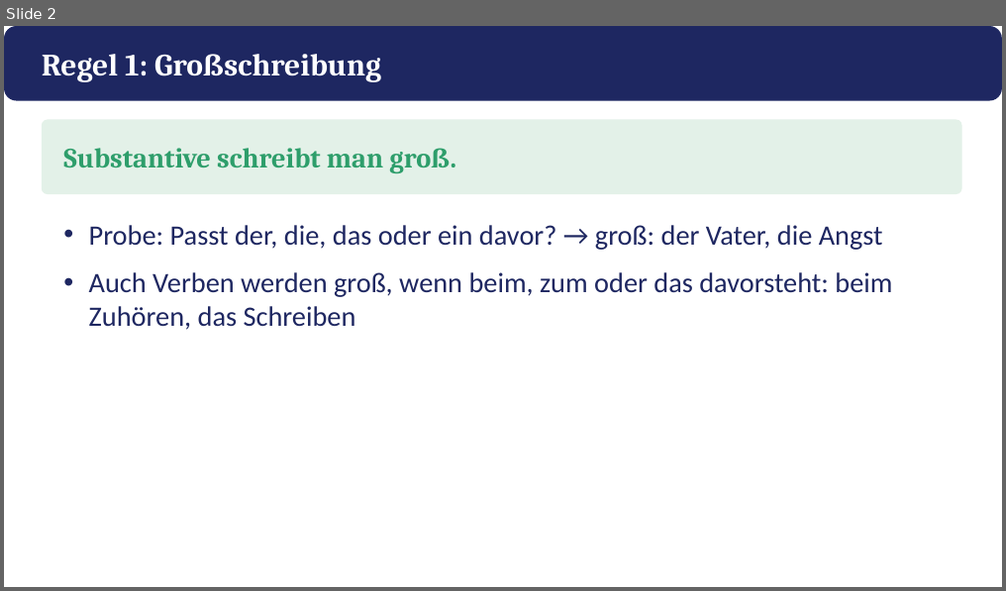
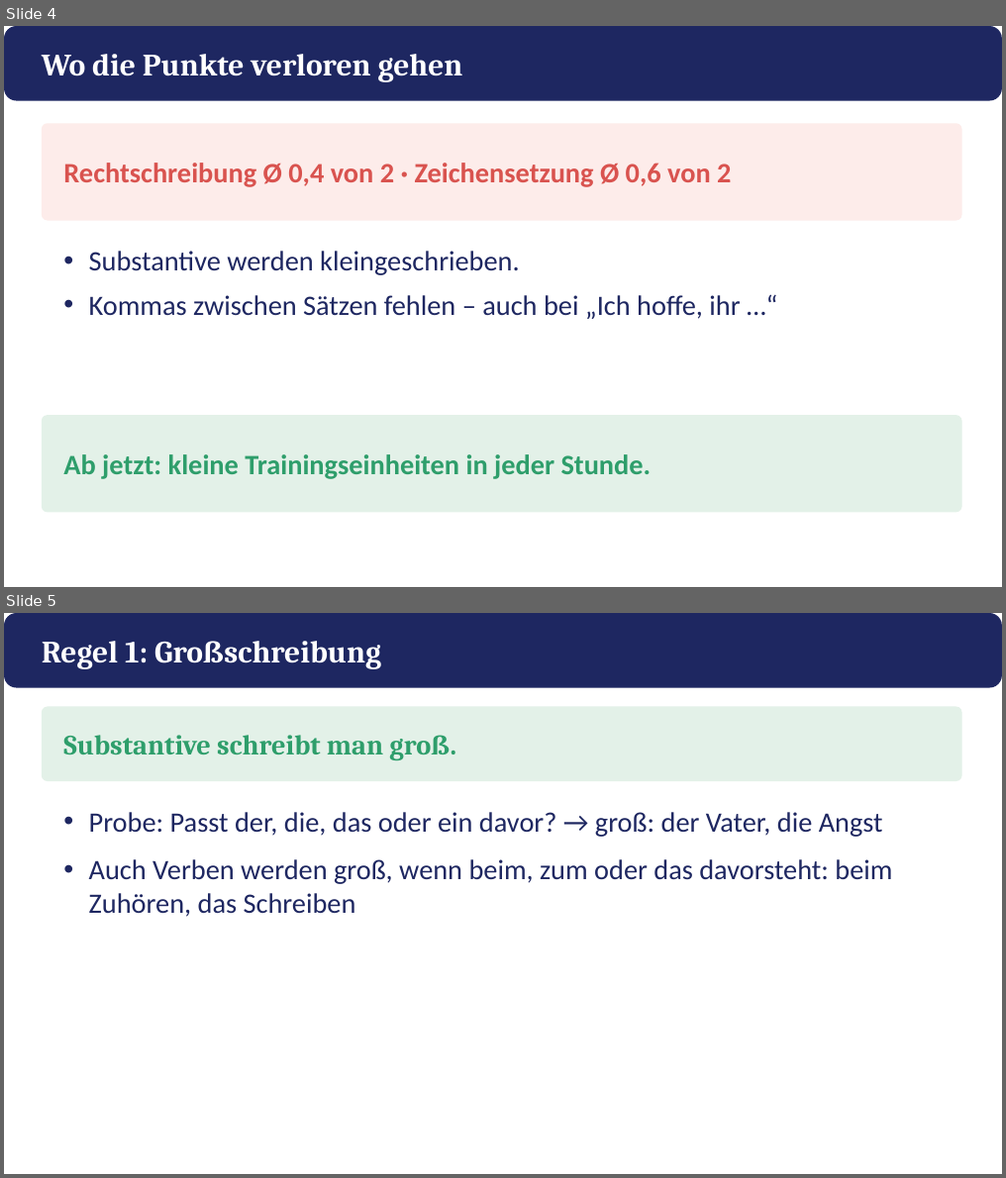
Before and after one commit to golzkonstantin-gif/Schule, a slide deck: Deutsch_11/Kafka_Appell/Praesentation_Kafkas_Appell.pptx. Shown one above the other, each under a label of ours: slide 2 before the commit, slides 4 and 5 after it. The pictures are 1006x591 and 1006x1178 pixels, drawn with LibreOffice and Linux fonts; fonts in the diff are those of the drawing. Boxes give left, top, right and bottom in pixels: in the first picture for what was removed or moved away, otherwise in the second. Text is boxed around its words. In the diff, an @@ line names an element or a change of style, - is before the commit and + after.

```diff
--- a/Deutsch_11/Kafka_Appell/Praesentation_Kafkas_Appell.pptx
+++ b/Deutsch_11/Kafka_Appell/Praesentation_Kafkas_Appell.pptx
@@ slide 4 added at bbox=[4, 26, 1002, 587], background #FFFFFF @@
@@ rounded rectangle added at bbox=[4, 26, 1002, 101], fill #1E2761 @@
@@ text added at bbox=[42, 54, 463, 82], 30 pt, text #FFFFFF, bold @@
+Wo die Punkte verloren gehen
@@ rounded rectangle added at bbox=[42, 123, 962, 221], fill #FDECEA @@
@@ text added at bbox=[63, 163, 731, 187], 27 pt, text #D9534F, bold @@
+Rechtschreibung Ø 0,4 von 2 · Zeichensetzung Ø 0,6 von 2
@@ text added at bbox=[89, 251, 740, 319], 27 pt, text #1E2761 @@
+• Substantive werden kleingeschrieben.
+• Kommas zwischen Sätzen fehlen – auch bei „Ich hoffe, ihr …“
@@ rounded rectangle added at bbox=[42, 415, 962, 513], fill #E3F1E8 @@
@@ text added at bbox=[63, 455, 651, 479], 27 pt, text #2E9E6B, bold @@
+Ab jetzt: kleine Trainingseinheiten in jeder Stunde.
@@ what was slide 2 is now slide 5 @@
```
Also in this commit, not shown: 6 slides changed, 5 other slides added, 1 slide removed, 15 other files.
